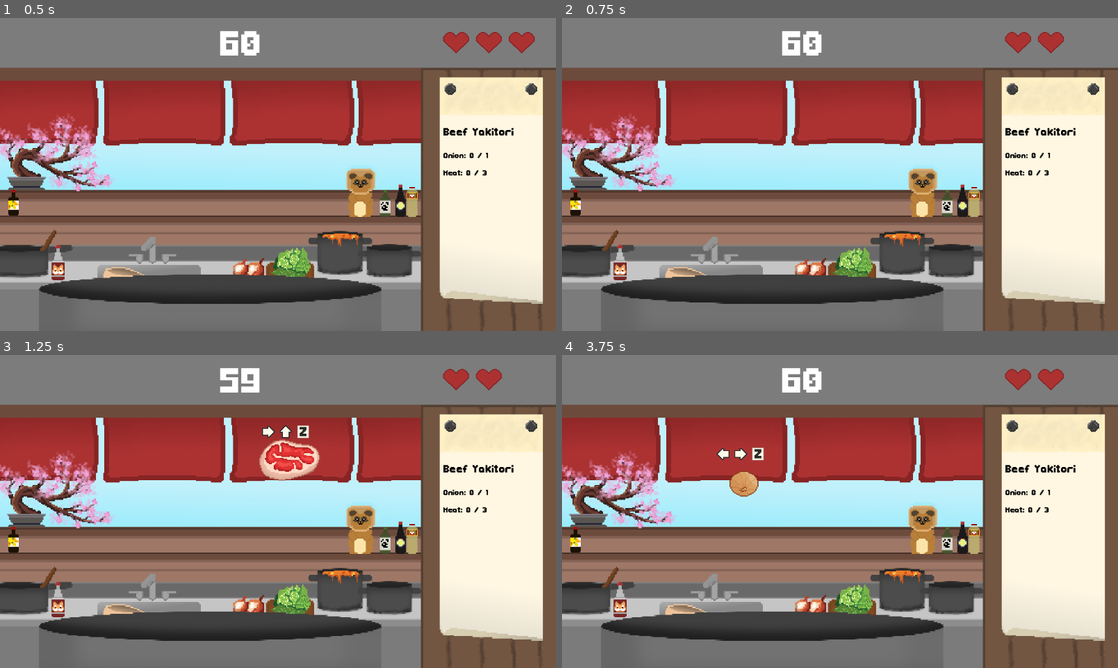
Above: before the commit, frames 1-4 (two rows, left to right).
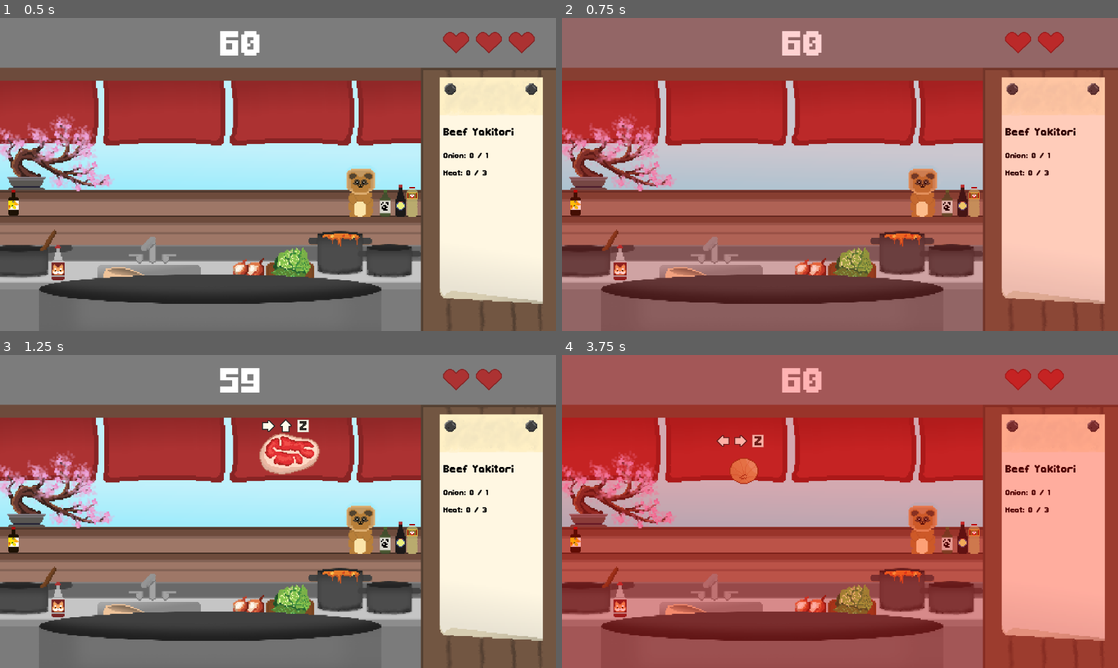
Above: after the commit, the same moments.

Repository: Ang-aq/Cook-or-Cooked
Game: Godot game, scene res://Scenes/main.tscn
Same seed, same stepped clock (60 frames per second), same inputs: the game is played once before the commit and once after it. This scene is started directly instead of the project's main scene. Sound files missing from this copy of the repository are replaced by a short silence.
Inputs (mouse positions are in pixels of both pictures, inside the frame that each line leads up to):
- Up to frame 1 (0.5 s): no input
- Up to frame 2 (0.75 s): tap Enter (ui_accept) at 0.5 s; move the mouse to (962, 158) at 0.52 s; hold Right (joystickRight) from 0.53 s (still down); hold Z (joystickStart) from 0.53 s (still down); click (962, 158) at 0.67 s
- Up to frame 3 (1.25 s): keep holding Right (joystickRight); keep holding Z (joystickStart); tap Enter (ui_accept) at 0.77 s
- Up to frame 4 (3.75 s): move the mouse to (728, 527) at 1.27 s; release Right (joystickRight) at 1.28 s; release Z (joystickStart) at 1.28 s; hold Down (joystickDown) 1.28-2.03 s; tap Z (joystickStart) at 1.35, 3.6 s; tap Enter (ui_accept) at 1.52 s; move the mouse to (895, 442) at 2.02 s; hold Right (joystickRight) 2.03-2.75 s; hold Z (joystickStart) 2.03-2.75 s; click "Try Again?" at 2.75 s; move the mouse to (812, 574) at 3.52 s; hold Up (joystickUp) from 3.53 s (still down); click (812, 574) at 3.67 s

Frame 1 is identical in both runs. In frame 2, 58% of the frame differs, in the area x 0-100%, y 4-100%; in frame 3, 1.3%; in frame 4, 100%, in the area x 0-100%, y 0-100%.

Commit message:
loss heart effect added

Diff:
--- a/MusicManager.gd
+++ b/MusicManager.gd
@@ -11,7 +11,8 @@
 	"chop": preload("res://Audio/Cut.ogg"),
 	"mosquito": preload("res://Audio/mosquito.ogg"),
 	"slash": preload("res://Audio/slash.ogg"),
-	"wrong": preload("res://Audio/wrong.mp3")
+	"wrong": preload("res://Audio/wrong.mp3"),
+	"splat": preload("res://Audio/Splat.ogg")
 }
 
 # Optional music player (BGM)
@@ -91,3 +92,19 @@
 func stop_bgm() -> void:
 	if music_player != null:
 		music_player.stop()
+
+func set_all_sfx_volume(db: float) -> void:
+	default_volume_db = db
+	for player in active_players:
+		if is_instance_valid(player):
+			player.volume_db = db
+
+func set_sfx_volume_for(sfx_name: String, db: float) -> void:
+	if not sfx_library.has(sfx_name):
+		push_warning("SFXManager: Sound not found: %s" % sfx_name)
+		return
+
+	var stream: AudioStream = sfx_library[sfx_name]
+	for player in active_players:
+		if is_instance_valid(player) and player.stream == stream:
+			player.volume_db = db
--- a/Scenes/main.gd
+++ b/Scenes/main.gd
@@ -12,6 +12,7 @@
 @onready var pest_manager: Node = $PestManager
 @onready var pot_node: Sprite2D = $IngredientContainer/Pot
 @onready var boss_spawn: Node2D = $BossSpawn
+@onready var damage_flash: ColorRect = $DamageFlash
 
 # Pests
 @onready var pest_scene: PackedScene = preload("res://Scenes/mosquito.tscn")
@@ -71,6 +72,8 @@
 # -----------------------
 func _ready() -> void:
 	add_to_group("Game")
+	MusicManager.set_all_sfx_volume(5)
+	MusicManager.set_sfx_volume_for("slash",20)
 
 	# pot
 	pot_node.z_index = 10
@@ -114,7 +117,19 @@
 	combo = 0
 	_update_combo_ui()
 	_update_hearts_ui()
+	MusicManager.play_sfx("wrong")
+	# Red flash overlay
+	if damage_flash:
+		damage_flash.visible = true
+		damage_flash.color = Color(1, 0, 0, 0.6)  # semi-transparent red
+		var tween := create_tween()
+		tween.tween_property(damage_flash, "color:a", 0.0, 0.4).set_trans(Tween.TRANS_SINE).set_ease(Tween.EASE_OUT)
+		tween.finished.connect(func():
+			damage_flash.visible = false
+		)
+
 	print("%s Hearts remaining: %d" % [reason, current_hearts])
+
 	if current_hearts <= 0:
 		_game_over()
 
@@ -290,18 +305,21 @@
 	var ing_node := ingredient_scene.instantiate()
 	ingredient_container.add_child(ing_node)
 
-	# Cast to Ingredient
 	var ing := ing_node as Ingredient
 	if ing == null:
 		push_error("Ingredients.tscn root must extend Ingredient.gd!")
 		ing_node.queue_free()
 		return
 
-	# Assign pot reference immediately
+	# Level speed
+	var base_speed := 150.0  # same as Ingredient.gd default
+	var level_index := LevelManager.current_level
+	var speed_multiplier := 0.7 + (level_index * 0.20)  # +15% speed per level
+	ing.speed = base_speed * speed_multiplier
+
+	# Pot
 	if is_instance_valid(pot_node):
 		ing.pot = pot_node
-
-	# Update z_index after pot assigned
 	if ing.has_method("_update_z_index"):
 		ing._update_z_index()
 
@@ -311,16 +329,13 @@
 		var raw = required_ingredients[ingredient_name]["combo"]
 		if raw is Array:
 			combo_arr = raw.duplicate(true)
-	if ing.has_method("set_combo_and_name"):
-		ing.set_combo_and_name(combo_arr, ingredient_name)
-	else:
-		push_warning("Ingredient instance missing set_combo_and_name method.")
-
-	# Connect chop_completed signal safely
+	ing.set_combo_and_name(combo_arr, ingredient_name)
+
+	# Connect chop_completed
 	if ing.has_signal("chop_completed") and not ing.is_connected("chop_completed", Callable(self, "_on_ingredient_chopped")):
 		ing.chop_completed.connect(Callable(self, "_on_ingredient_chopped"))
 
-	# Set spawn position
+	# Spawn position
 	var spawn_x = randf_range(spawn_min_x, spawn_max_x)
 	ing.position = Vector2(spawn_x, spawn_start_y)
 
--- a/Scenes/main.tscn
+++ b/Scenes/main.tscn
@@ -218,4 +218,16 @@
 [node name="BossSpawn" type="Node2D" parent="."]
 position = Vector2(1, 75)
 
+[node name="DamageFlash" type="ColorRect" parent="."]
+visible = false
+custom_minimum_size = Vector2(23, 23)
+anchors_preset = 15
+anchor_right = 1.0
+anchor_bottom = 1.0
+offset_right = 1152.0
+offset_bottom = 648.0
+grow_horizontal = 2
+grow_vertical = 2
+color = Color(0.618933, 1.73271e-06, 3.85046e-07, 1)
+
 [connection signal="timeout" from="TimerLabel/LevelTimer" to="." method="_on_level_timer_timeout"]
--- a/Scenes/mosquito.gd
+++ b/Scenes/mosquito.gd
@@ -37,9 +37,7 @@
 func _ready() -> void:
 	_base_y = global_position.y
 	_update_combo_display()
-	if sprite and sprite.sprite_frames and sprite.sprite_frames.has_animation("floating"):
-		sprite.play("floating")
-
+	sprite.play("floating")
 	# start attack countdown
 	_start_attack_countdown()
 
@@ -93,10 +91,16 @@
 	# small delay to allow animation
 	await get_tree().create_timer(0.35).timeout
 	emit_signal("defeated", self)
+	MusicManager.stop_sfx("mosquito")
+	MusicManager.play_sfx("splat")
+	MusicManager.set_sfx_volume_for("splat", 5)
+
 	queue_free()
 
 # attack countdown - if not defeated before time expires it attacks
 func _start_attack_countdown() -> void:
+	MusicManager.play_sfx("mosquito")
+	MusicManager.set_sfx_volume_for("mosquito", 20)
 	await get_tree().create_timer(attack_delay).timeout
 	if _defeated:
 		return
--- a/Scenes/shiba_boss.gd
+++ b/Scenes/shiba_boss.gd
@@ -12,11 +12,11 @@
 	["↓","↑","↓","↑","↓","↑","↓","↑","↓","↑","Z"]
 ]
 
-# Size for each arrow (adjust to taste)
-@export var arrow_size: Vector2 = Vector2(4, 4)
+# Size for each arrow (adjust as needed)
+@export var arrow_size: Vector2 = Vector2(24, 24)
 
 # vertical offset of the combo display relative to the boss
-@export var combo_offset: Vector2 = Vector2(-60, -90)
+@export var combo_offset: Vector2 = Vector2(-60, -80)
 
 # pool size (max number of arrows that will be shown) - auto-calculated in _ready
 @export var pool_size: int = 12
@@ -28,9 +28,9 @@
 
 # Nodes
 @onready var combo_display: Control = $ComboDisplay
-@onready var combo_hbox: HBoxContainer = $ComboDisplay/HBoxContainer
+@onready var combo_hbox: HBoxContainer = $ComboDisplay/CenterContainer/HBoxContainer
 
-# Preload arrow textures (same approach as Mosquito)
+# Preload arrow textures
 var arrow_textures := {
 	"↑": preload("res://Sprites/arrow_up.png"),
 	"↓": preload("res://Sprites/arrow_down.png"),
@@ -40,10 +40,8 @@
 }
 
 func _ready() -> void:
-	# ensure we start in idle animation
 	play("Idle")
-
-	# compute a safe pool size from combo_sets (max combo length)
+	# compute pool size from max combo length
 	var max_len := 0
 	for cs in combo_sets:
 		if cs.size() > max_len:
@@ -51,69 +49,57 @@
 	if max_len > pool_size:
 		pool_size = max_len
 
-	# Pre-create icon pool (so we don't create/free nodes during runtime)
+	# Pre-create icon pool
 	for i in range(pool_size):
 		var icon := TextureRect.new()
 		icon.stretch_mode = TextureRect.STRETCH_KEEP_ASPECT_CENTERED
+		icon.expand_mode = TextureRect.EXPAND_FIT_WIDTH
 		icon.custom_minimum_size = arrow_size
-		icon.size_flags_horizontal = Control.SIZE_SHRINK_CENTER
-		icon.size_flags_vertical = Control.SIZE_SHRINK_CENTER
 		icon.mouse_filter = Control.MOUSE_FILTER_IGNORE
 		icon.visible = false
 		combo_hbox.add_child(icon)
 
-	# initial display
 	_update_combo_display()
 
 func _process(delta: float) -> void:
-	# keep the combo display positioned above the boss (local offset)
 	if combo_display:
 		combo_display.position = combo_offset
 
-# --- Display combo arrows (efficient reuse / pool) ---
+# --- Display combo arrows ---
 func _update_combo_display() -> void:
-	# safety checks
-	if combo_hbox == null:
-		return
 	if current_combo_index < 0 or current_combo_index >= combo_sets.size():
 		return
 
 	var combo: Array = combo_sets[current_combo_index]
-	var combo_len: int = int(combo.size())
-	var pool_count: int = int(combo_hbox.get_child_count())
+	var combo_len: int = combo.size()
+	var pool_count: int = combo_hbox.get_child_count()
 
-	# ensure pool has enough icons
+	# Ensure enough icons
 	if pool_count < combo_len:
 		for i in range(pool_count, combo_len):
-			var icon: TextureRect = TextureRect.new()
+			var icon := TextureRect.new()
 			icon.stretch_mode = TextureRect.STRETCH_KEEP_ASPECT_CENTERED
+			icon.expand_mode = TextureRect.EXPAND_FIT_WIDTH
 			icon.custom_minimum_size = arrow_size
-			icon.size_flags_horizontal = Control.SIZE_SHRINK_CENTER
-			icon.size_flags_vertical = Control.SIZE_SHRINK_CENTER
 			icon.mouse_filter = Control.MOUSE_FILTER_IGNORE
 			icon.visible = false
 			combo_hbox.add_child(icon)
 
-	# update only what's needed (typed variables, explicit casts)
+	# Update visible icons
 	for i in range(combo_len):
-		var node: Node = combo_hbox.get_child(i)
-		var icon: TextureRect = node as TextureRect
+		var icon := combo_hbox.get_child(i) as TextureRect
 		var step: String = str(combo[i])
 		var tex: Texture2D = arrow_textures.get(step, null) as Texture2D
 		if icon.texture != tex:
 			icon.texture = tex
 		icon.visible = true
 
-	# hide remaining pool icons
-	var total_children: int = int(combo_hbox.get_child_count())
-	for i in range(combo_len, total_children):
-		var node2: Node = combo_hbox.get_child(i)
-		var icon2: TextureRect = node2 as TextureRect
-		if icon2.visible:
-			icon2.visible = false
+	# Hide extras
+	for i in range(combo_len, combo_hbox.get_child_count()):
+		var icon := combo_hbox.get_child(i) as TextureRect
+		icon.visible = false
 
-# --- Input checking (called by Main) ---
-# Returns true if boss consumed the sequence (i.e. matched)
+# --- Input checking ---
 func check_sequence(sequence: Array) -> bool:
 	if not waiting_for_input:
 		return false
@@ -130,14 +116,12 @@
 	return true
 
 func _on_combo_success() -> void:
-	# brief hurt/feedback animation, then advance
 	play("Hurt")
 	current_combo_index += 1
 
 	if current_combo_index >= combo_sets.size():
 		_defeat()
 	else:
-		# refresh the displayed arrows for next combo after a short pause
 		waiting_for_input = false
 		await get_tree().create_timer(0.9).timeout
 		waiting_for_input = true
@@ -148,17 +132,13 @@
 	_defeated = true
 	play("Defeated")
 	emit_signal("boss_defeated")
-	# wait for animation to finish before freeing (awaiting the animation_finished signal)
 	await animation_finished
 	queue_free()
 
-# Called by Main when player enters a wrong combo during the boss fight
 func react_wrong_input() -> void:
 	if _defeated:
 		return
-	# boss attack anim + punish player
 	play("Attack")
 	await animation_finished
 	play("Idle")
-	# notify Game to handle heart loss (Main listens to _on_pest_failed)
 	get_tree().call_group("Game", "_on_pest_failed", "Wrong combo on boss!")
--- a/Scenes/shiba_boss.tscn
+++ b/Scenes/shiba_boss.tscn
@@ -77,15 +77,27 @@
 
 [node name="ComboDisplay" type="Control" parent="."]
 layout_mode = 3
-anchors_preset = 0
-offset_left = -113.504
-offset_top = -55.8265
-offset_right = -73.5036
-offset_bottom = -15.8265
-metadata/_edit_use_anchors_ = true
+anchors_preset = 8
+anchor_left = 0.5
+anchor_top = 0.5
+anchor_right = 0.5
+anchor_bottom = 0.5
+offset_left = -249.985
+offset_top = -85.2819
+offset_right = 271.015
+offset_bottom = -45.2819
+grow_horizontal = 2
+grow_vertical = 2
+pivot_offset = Vector2(20, 20)
 
-[node name="HBoxContainer" type="HBoxContainer" parent="ComboDisplay"]
-layout_mode = 1
-anchors_preset = -1
+[node name="CenterContainer" type="CenterContainer" parent="ComboDisplay"]
+layout_mode = 0
+offset_left = -155.0
+offset_right = 295.0
+offset_bottom = 40.0
+pivot_offset = Vector2(20, 20)
+
+[node name="HBoxContainer" type="HBoxContainer" parent="ComboDisplay/CenterContainer"]
+layout_mode = 2
 alignment = 1
 metadata/_edit_use_anchors_ = true
Not shown, added: Audio/Splat.ogg.import
Not shown, changed: Audio/mosquito.ogg.import
Not shown, added: Audio/Splat.ogg
